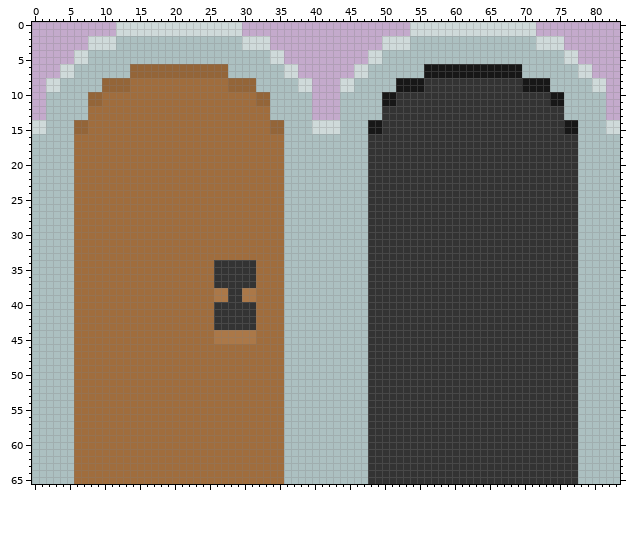
Edited in one commit: sprite sheet (images/door.png). This is how it looked before the edit.
The file is 84x66 pixels.
Once edited:
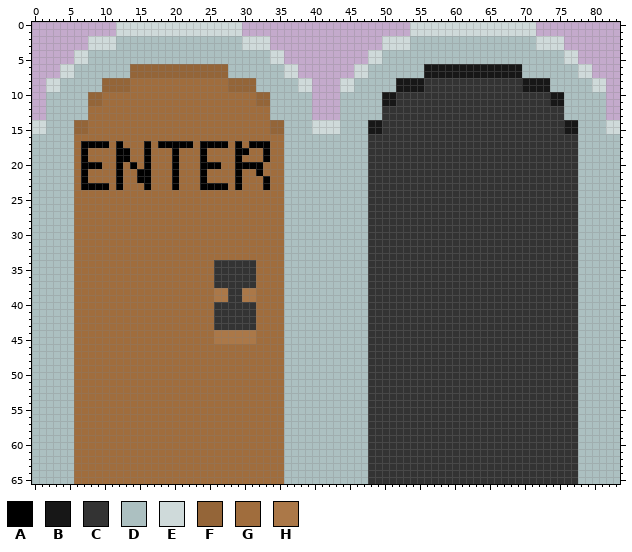
Palette (. is transparent): A #000000  B #171717  C #333333  D #acc0c1  E #cfdada  F #946538  G #a06d3d  H #ab7848
Difference:
@@ x 5..35 @@
 16 DGGGGGGGGGGGGGGGGGGGGGGGGGGGGGG
-17 DGGGGGGGGGGGGGGGGGGGGGGGGGGGGGG
-18 DGGGGGGGGGGGGGGGGGGGGGGGGGGGGGG
-19 DGGGGGGGGGGGGGGGGGGGGGGGGGGGGGG
-20 DGGGGGGGGGGGGGGGGGGGGGGGGGGGGGG
-21 DGGGGGGGGGGGGGGGGGGGGGGGGGGGGGG
-22 DGGGGGGGGGGGGGGGGGGGGGGGGGGGGGG
-23 DGGGGGGGGGGGGGGGGGGGGGGGGGGGGGG
+17 DGAAAAGAGGGAGAAAAAGAAAAGAGAAAGG
+18 DGAGGGGAAGGAGGGAGGGAGGGGAAGGAGG
+19 DGAGGGGAAGGAGGGAGGGAGGGGAGGGAGG
+20 DGAAAGGAGAGAGGGAGGGAAAGGAAAAGGG
+21 DGAGGGGAGGAAGGGAGGGAGGGGAGGAGGG
+22 DGAGGGGAGGAAGGGAGGGAGGGGAGGGAGG
+23 DGAAAAGAGGGAGGGAGGGAAAAGAGGGAGG
 24 DGGGGGGGGGGGGGGGGGGGGGGGGGGGGGG
Pixel boxes of the changes (left, top, right, bottom) in both pictures:
changed: (81, 141, 270, 190)
